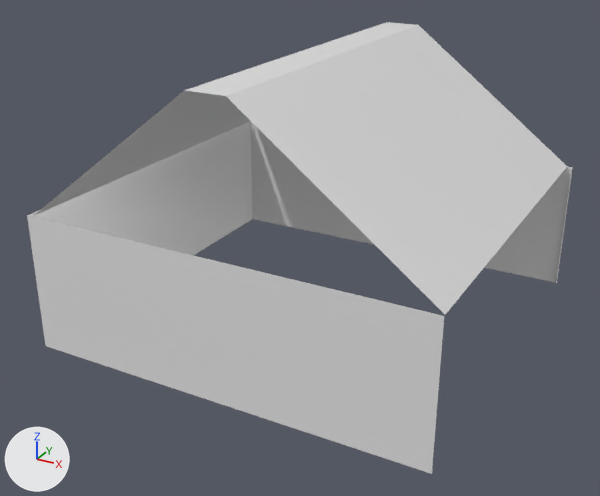
Renders of the OBJ model public/res/models/levelthreew.obj from each side of a commit.
Before and after are seen from a 50 mm lens placed at (-8.01, -4.16, 9.85), pointed at (-16.51, 11.3, 2.12). The lights are fixed; the arrows at lower left show +X, +Y and +Z. Where no turn or scale is listed for an object, it has been applied to the vertices.

In view in the first picture: 'wireframe_Cube.006'.
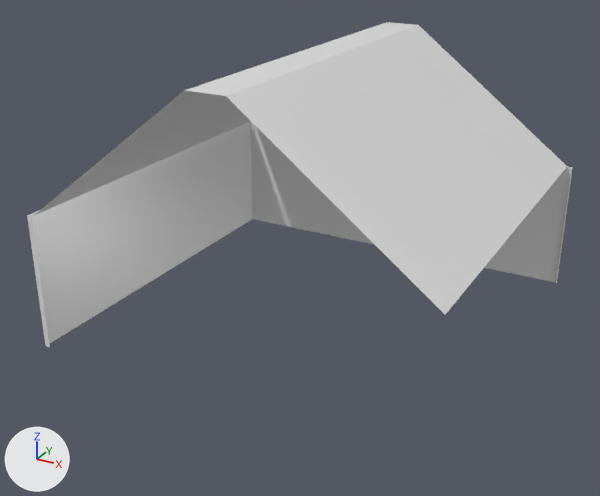
What differs and where, as boxes (x1, y1, x2, y2) in the pictures (600 x 496 px):
```json
{"object": "wireframe_Cube.006", "change": "reshaped", "before": [27, 22, 573, 474], "after": [27, 22, 573, 347], "on screen": "28% shorter"}
{"part": 1, "of": "me_wireframe_cube_006", "change": "deleted", "before": [32, 217, 444, 474]}
```

The change, as JSON lines over the scene's bpy script:
```json
{"block": "me_wireframe_cube_006", "where": "me_wireframe_cube_006.from_pydata(...)  # 38 vertices, 42 faces; spans x -21.07..-11.61, y 7.52..16.48, z 0.16..6.51"}
{"block": "me_wireframe_cube_006", "where": "# used by ob_wireframe_cube_006; location = (0.0, 0.0, 0.0)"}
{"block": "me_wireframe_cube_006", "where": "# verts and faces of me_wireframe_cube_006; kept vertices keep their numbers, new ones are numbered from 38"}
{"block": "me_wireframe_cube_006", "where": "# before: 4 (-20.93, 7.52, 0.16) at pixel (49, 347), 5 (-20.93, 7.52, 3.36) at pixel (31, 216), 12 (-11.74, 7.52, 0.16) at pixel (431, 473), 13 (-11.74, 7.52, 3.36) at pixel (444, 315)"}
{"block": "me_wireframe_cube_006", "change": "me_wireframe_cube_006 part 1"}
{"op": "add", "block": "me_wireframe_cube_006", "code": "delete_vertices([12, 13])  # with the faces that use them"}
```
